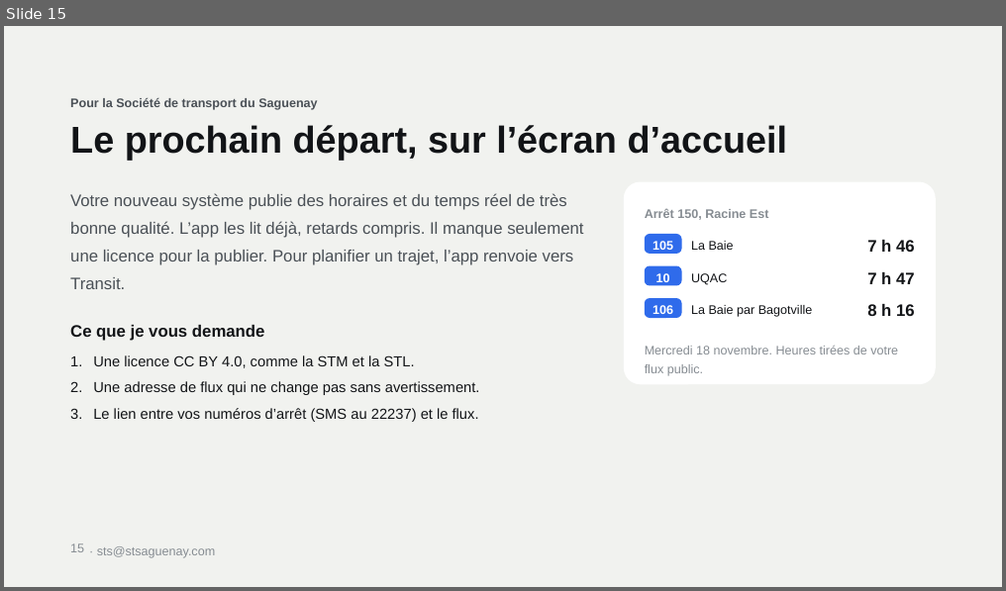
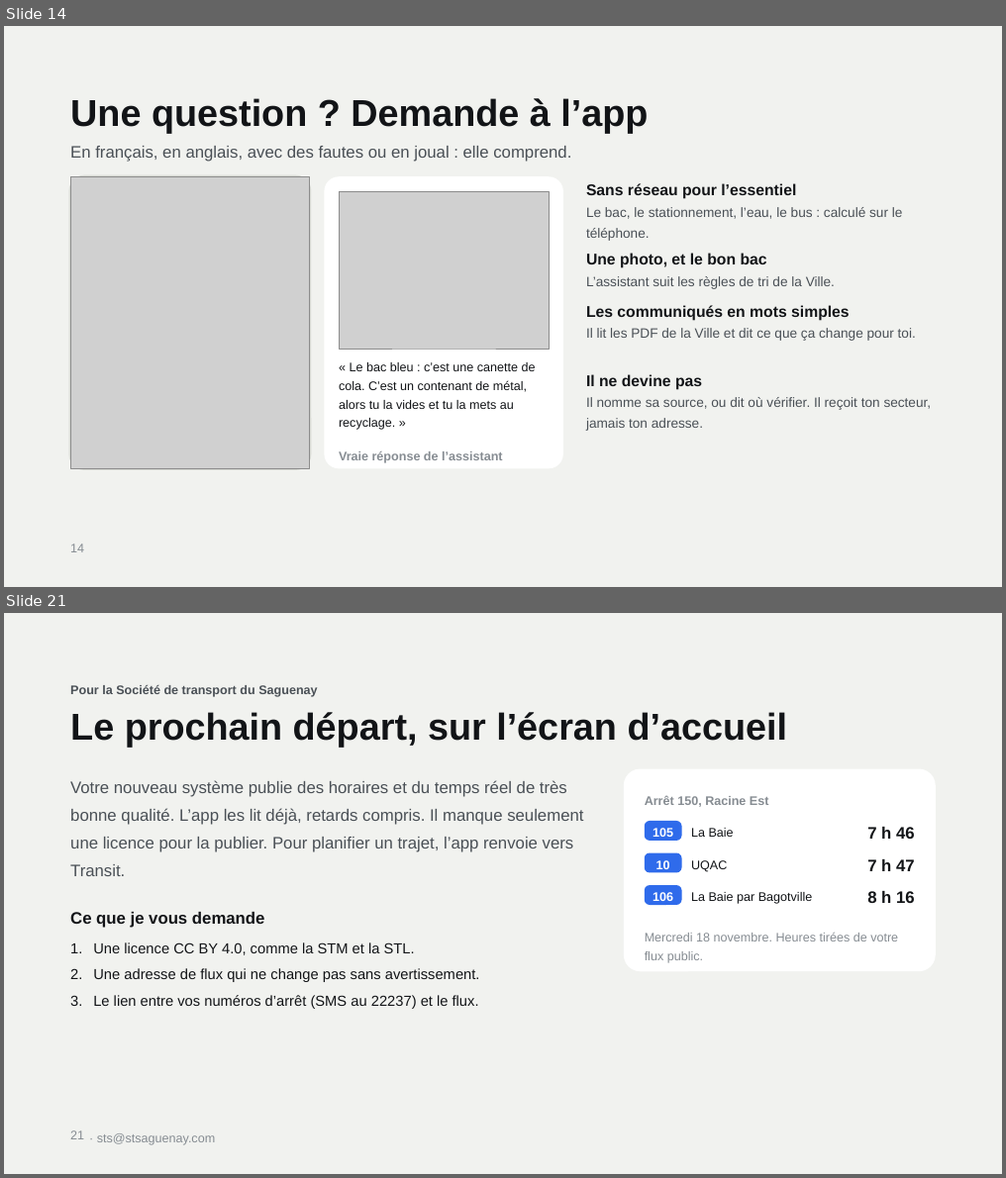
Before and after one commit to gotflo/saguenay_aujourdhui, a slide deck: Saguenay-Aujourdhui.pptx. Shown one above the other, each under a label of ours: slide 15 before the commit, slides 14 and 21 after it; the slides between them are not shown. The pictures are 1006x591 and 1006x1178 pixels, drawn with LibreOffice and Linux fonts; fonts in the diff are those of the drawing; grey boxes stand for pictures. Boxes give left, top, right and bottom in pixels: in the first picture for what was removed or moved away, otherwise in the second. Text is boxed around its words. In the diff, an @@ line names an element or a change of style, - is before the commit and + after.

Commit message:
Une présentation qui se comprend sans présentateur
24 diapos avec de vraies captures de l'app : l'essentiel en 30 secondes,
les maisons éparpillées, ce qui est nouveau, les douze sources, le widget,
les alertes, les travaux et voies fermées, l'achalandage des urgences, le
bus, l'assistant, les proches et ce que l'app évite au quotidien.

```diff
--- a/Saguenay-Aujourdhui.pptx
+++ b/Saguenay-Aujourdhui.pptx
@@ slide 14 added at (x1=4, y1=26, x2=1002, y2=587), background #F1F2EF @@
@@ title added at (x1=70, y1=98, x2=648, y2=133), 36 pt, text #121417, bold @@
+Une question ? Demande à l’app
@@ text added at (x1=70, y1=146, x2=571, y2=162), 16 pt, text #4A5056 @@
+En français, en anglais, avec des fautes ou en joual : elle comprend.
@@ rounded rectangle added at (x1=69, y1=174, x2=312, y2=471), fill #D8DAD4 @@
@@ picture added at (x1=70, y1=176, x2=310, y2=469) @@
@@ rounded rectangle added at (x1=325, y1=176, x2=563, y2=469), fill #FFFFFF @@
@@ picture added at (x1=339, y1=191, x2=549, y2=349) @@
@@ text added at (x1=586, y1=183, x2=796, y2=199), 15 pt, text #121417, bold @@
+Sans réseau pour l’essentiel
@@ text added at (x1=586, y1=207, x2=903, y2=241), 13 pt, text #4A5056 @@
+Le bac, le stationnement, l’eau, le bus : calculé sur le téléphone.
@@ text added at (x1=586, y1=253, x2=767, y2=269), 15 pt, text #121417, bold @@
+Une photo, et le bon bac
@@ text added at (x1=586, y1=276, x2=835, y2=289), 13 pt, text #4A5056 @@
+L’assistant suit les règles de tri de la Ville.
@@ text added at (x1=586, y1=305, x2=849, y2=321), 15 pt, text #121417, bold @@
+Les communiqués en mots simples
@@ text added at (x1=586, y1=328, x2=916, y2=341), 13 pt, text #4A5056 @@
+Il lit les PDF de la Ville et dit ce que ça change pour toi.
@@ text added at (x1=339, y1=363, x2=536, y2=430), 12 pt, text #121417 @@
+« Le bac bleu : c’est une canette de cola. C’est un contenant de métal, alors tu la vides et tu la mets au recyclage. »
@@ text added at (x1=586, y1=374, x2=702, y2=390), 15 pt, text #121417, bold @@
+Il ne devine pas
@@ text added at (x1=586, y1=397, x2=932, y2=431), 13 pt, text #4A5056 @@
+Il nomme sa source, ou dit où vérifier. Il reçoit ton secteur, jamais ton adresse.
@@ text added at (x1=339, y1=452, x2=503, y2=464), 12 pt, text #868C92, bold @@
+Vraie réponse de l’assistant
@@ page number added at (x1=70, y1=544, x2=84, y2=553), 12 pt, text #868C92 @@
+14
@@ what was slide 15 is now slide 21 @@
@@ page number at (x1=70, y1=1131, x2=84, y2=1140): text changed @@
-15
+21
```
Also in this commit, not shown: 4 slides changed, 16 other slides added, 11 slides removed.
